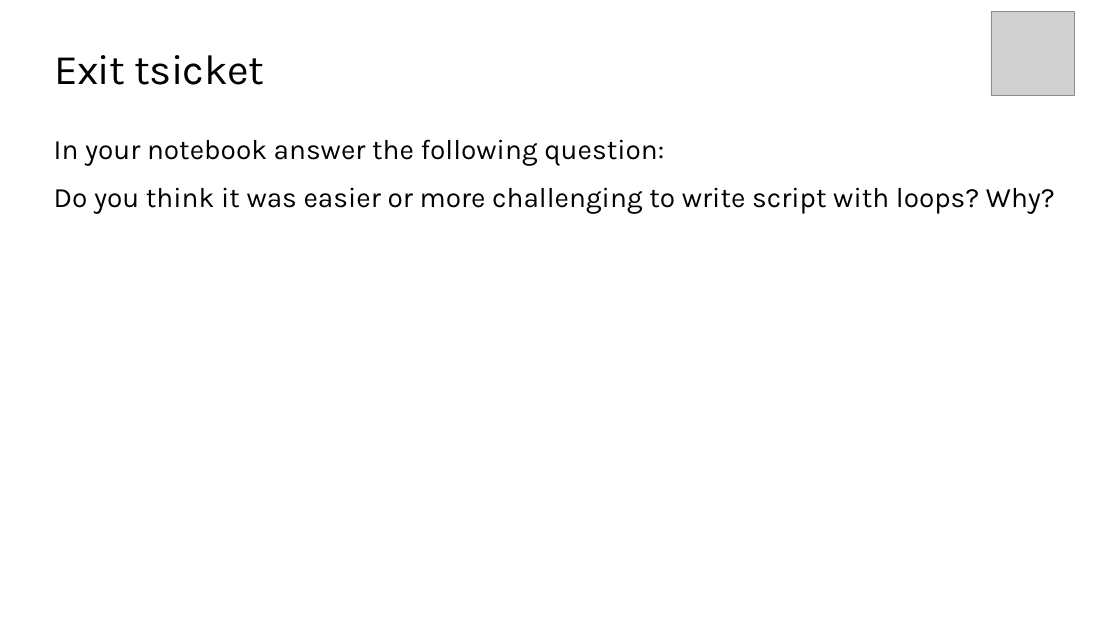
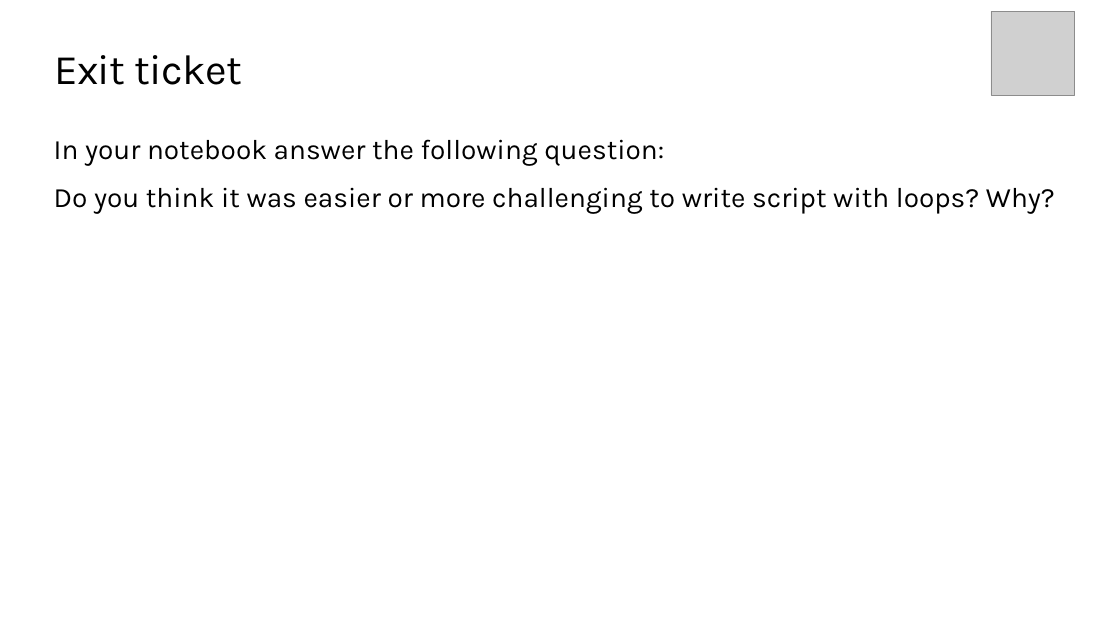
Before and after one commit to TEALSK12/introduction-to-computer-science, a slide deck: slide 11 of docs/slidedecks/TEALS SNAP 2.1.pptx (slide 9 before the commit). Drawn at 1120x630 pixels with LibreOffice and Linux fonts; fonts in the diff are those of the drawing; grey boxes stand for pictures; background and template pictures are left out. Boxes give left, top, right and bottom in pixels: in the first picture for what was removed or moved away, otherwise in the second. Text is boxed around its words. In the diff, an @@ line names an element or a change of style, - is before the commit and + after.

```diff
--- a/docs/slidedecks/TEALS SNAP 2.1.pptx
+++ b/docs/slidedecks/TEALS SNAP 2.1.pptx
@@ title at (54, 55, 242, 85): text changed @@
-Exit tsicket
+Exit ticket
```
Also in this commit, not shown: 3 other slides changed, 3 slides added, 1 slide removed, 36 other files.
